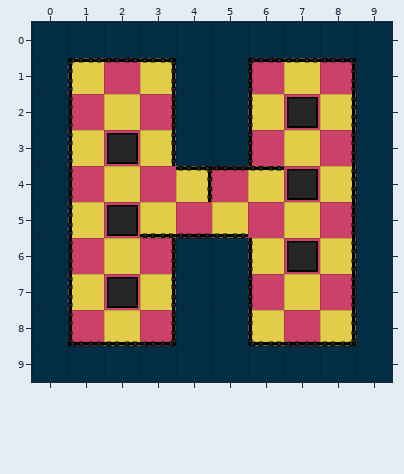
One commit to this Tiled map: RoachEscape/assets/data/level005.tmx. This is how it looked before the edit.
Cells are 64x64 px. Shown: x 0..9, y 0..9.
Once edited:
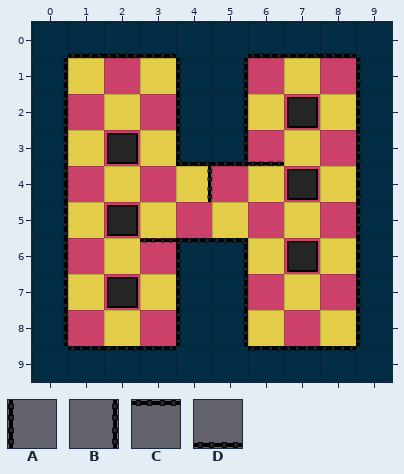
Key: from "tileset_00": A 8, B 9, C 10, D 11.
_ is an empty cell.
Difference:
Layer "left":
The author put tile A in rows 1 to 3 at x 4 and 9; in rows 4 to 5 at x 9; in rows 6 to 8 at x 4 and 9.
Tile A is gone in rows 1 to 3 at x 1 and 6; in rows 4 to 5 at x 1; in rows 6 to 8 at x 1 and 6.
Tile B is gone in rows 6 to 8 at x 3.
Layer "right":
The author put tile B in rows 1 to 3 at x 0 and 5; in rows 4 to 5 at x 0; in rows 6 to 8 at x 0 and 5.
Tile B is gone in rows 1 to 3 at x 3 and 8; in rows 4 to 8 at x 8.
Layer "up":
The author put tile C in row 6 at x 3 to 5; in row 9 at x 1 to 3 and 6 to 8.
Tile C is gone in row 1 at x 1 to 3 and 6 to 8; in row 4 at x 4 to 6.
Layer "down":
The author put tile D in row 0 at x 1 to 3 and 6 to 8; in row 3 at x 4 to 6.
Tile D is gone in row 5 at x 3 to 5; in row 8 at x 1 to 3 and 6 to 8.
